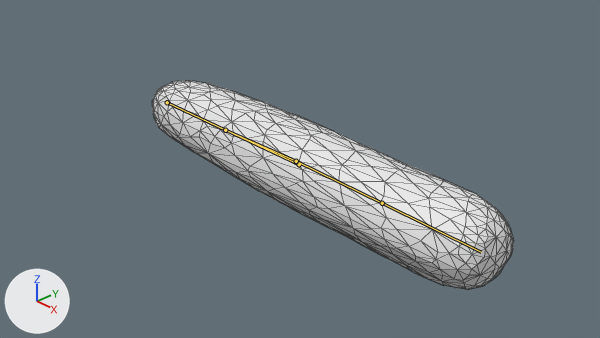
The Blender file scenes/worm.blend, before and after one commit.
One viewpoint serves both versions: the file's camera 'Camera'. Lighting does not change. The marker at lower left points along +X, +Y and +Z. The bones that bend it are drawn over the model as lines. Mesh edges are drawn as thin lines.

Objects in the first picture: 'worm'.
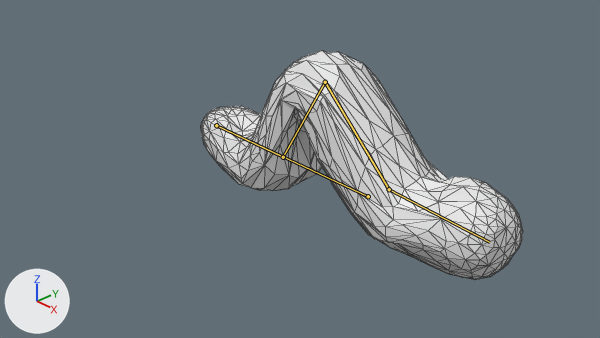
Commit message: animated worm forward move

The newer file adds an action. The first version stands in its rest pose; the second is drawn at frame 15 of the action 'ArmatureAction'.

The change in detail:
Bone 'Root' (bone_root) moves from (0.0, 0.0, 0.0) to (0.0, -1.26, 0.0).
Bone 'MidBack' (bone_midback) turns from (0, 0, 0) to (-58, 0, 0) degrees about its own x, y and z.
Bone 'MidFront' (bone_midfront) turns from (0, 0, 0) to (100, 0, 0) degrees about its own x, y and z.
Bone 'Front' (bone_front) turns from (0, 0, 0) to (-40, 0, 0) degrees about its own x, y and z.

Changed parts and their boxes (x1, y1, x2, y2) in the pictures (600 x 338 px):
'worm', posed (11% narrower, 9% taller)
    before: (152, 80, 514, 290)
    after: (201, 51, 523, 280)
bone 'Root', root to tip
    before: (299, 164) to (167, 102)
    after: (368, 196) to (216, 125)
bone 'MidBack', root to tip
    before: (225, 130) to (296, 161)
    after: (283, 157) to (325, 82)
bone 'MidFront', root to tip
    before: (296, 161) to (382, 203)
    after: (325, 82) to (389, 189)
bone 'Front', root to tip
    before: (382, 203) to (481, 252)
    after: (389, 189) to (489, 242)
